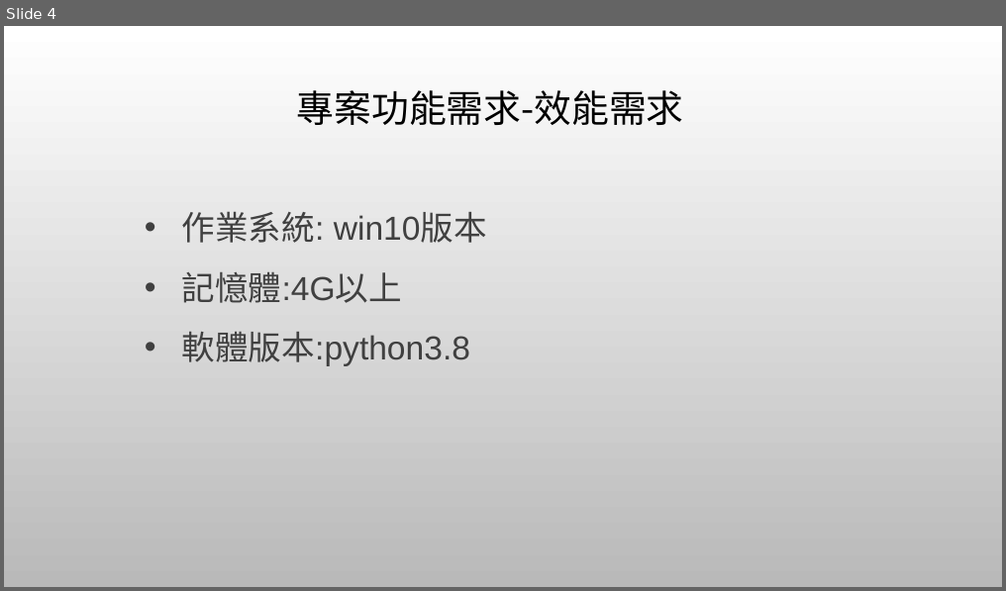
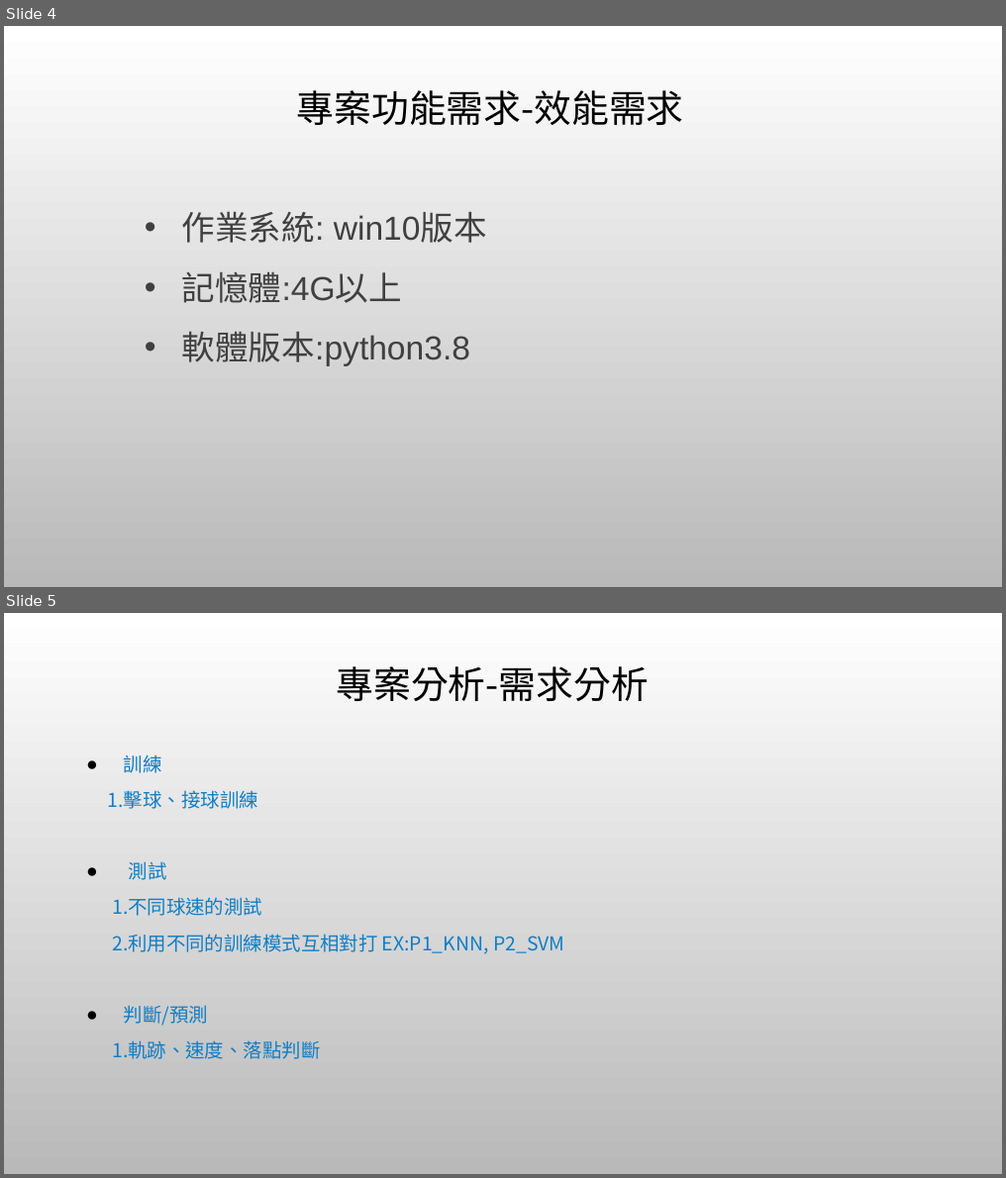
Before and after one commit to liang1127/Liang1127ML, a slide deck: HW4/機器學習實作乒乓球-專案管理.pptx. Shown one above the other, each under a label of ours: slide 4 before the commit, slides 4 and 5 after it. The pictures are 1006x591 and 1006x1178 pixels, drawn with LibreOffice and Linux fonts; fonts in the diff are those of the drawing; background and template pictures are left out. Boxes give left, top, right and bottom in pixels: in the first picture for what was removed or moved away, otherwise in the second. Text is boxed around its words. In the diff, an @@ line names an element or a change of style, - is before the commit and + after.

```diff
--- a/HW4/機器學習實作乒乓球-專案管理.pptx
+++ b/HW4/機器學習實作乒乓球-專案管理.pptx
@@ slide 5 added at bbox=[4, 613, 1002, 1174], background picture (left out) @@
@@ title added at bbox=[337, 666, 649, 701], 36 pt, text #000000 @@
+專案分析-需求分析
@@ text added at bbox=[108, 755, 564, 1059], 18.5 pt, text #107EC6 @@
+● 訓練
+1.擊球、接球訓練
+● 測試
+1.不同球速的測試
+2.利用不同的訓練模式互相對打 EX:P1_KNN, P2_SVM
+● 判斷/預測
+1.軌跡、速度、落點判斷
```
Also in this commit, not shown: 1 other slide added, 3 slides removed.
